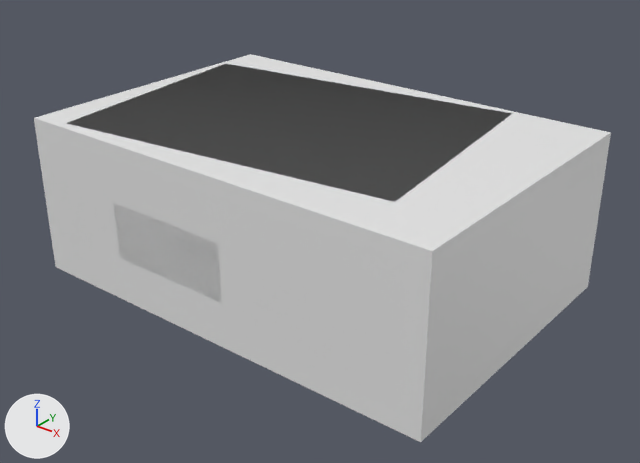
One commit to the Blender file ArtSource/Blender/CTCC_PROP_UnnamedBoxC12.blend: the scene before it, then after it.
One viewpoint serves both versions: a 50 mm camera at (0.44, -0.477, 0.35) aimed at (0.052, 0.008, 0.049). Lighting does not change. The marker at lower left points along +X, +Y and +Z. The older version comes first. Materials are left out; every surface is plain grey.

In view in the first picture: 'COL_CTCC_PROP_UnnamedBoxC12', 'CTCC_PROP_UnnamedBoxC12'.
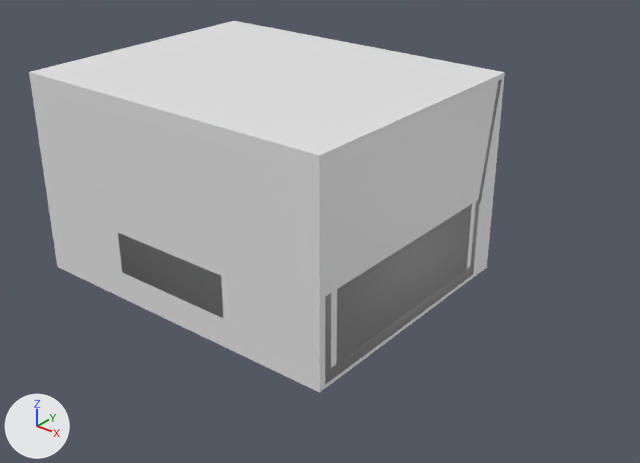
The change, as a diff of the scene's bpy script:
```diff
--- a/ArtSource/Blender/CTCC_PROP_UnnamedBoxC12.blend.py
+++ b/ArtSource/Blender/CTCC_PROP_UnnamedBoxC12.blend.py
@@ me_cube @@
 # used by ob_ctcc_prop_unnamedboxc12; location = (0.0, 0.0, 0.0)
-me_cube.from_pydata(...)  # 368 vertices, 342 faces; spans x -0.141..0.219, y -0.104..0.141, z 0.0..0.13
+me_cube.from_pydata(...)  # 544 vertices, 508 faces; spans x -0.14..0.14, y -0.103..0.12, z 0.0..0.166
+# me_cube part 1: the loose piece of 56 vertices spanning x -0.141..0.171, y -0.101..0.141, z 0.102..0.13 is multiplied about its middle by the matrix ((0.966, 0.119, 0.0), (-0.117, 0.955, 0.0), (0.0, 0.0, 0.565)), then moved by (-0.015, -0.02, -0.108)
+# me_cube part 2: the loose piece of 56 vertices spanning x -0.055..0.055, y -0.104..-0.1, z 0.036..0.084 is multiplied about its middle by the matrix ((2.53, 0.0, 0.0), (0.0, 2.976, 0.372), (0.0, -0.525, 2.111)), then moved by (0.0, 0.207, 0.054)
+# me_cube part 3: the loose piece of 56 vertices spanning x -0.055..0.055, y -0.104..-0.1, z 0.036..0.084 is copied, and the copy is scaled about its middle by (1, 1, 0.744), then moved by (0.0, 0.001, -0.019); it spans x -0.055..0.055, y -0.103..-0.099, z 0.023..0.059
+# me_cube part 4: a new loose piece of 56 vertices spanning x 0.128..0.14, y -0.088..0.088, z 0.003..0.073
+# me_cube part 5: 52 vertices removed from x -0.14..0.14, y -0.1..0.1, z 0.0..0.11; 108 vertices added at x -0.14..0.14, y -0.1..0.1, z 0.003..0.073
+# other edits to the shape of me_cube do not show in these pictures
@@ me_cube_006 @@
 # used by ob_col_ctcc_prop_unnamedboxc12; location = (0.0391, 0.0186, 0.065)
-me_cube_006.from_pydata(...)  # 8 vertices, 6 faces; spans x -0.18..0.18, y -0.123..0.123, z -0.065..0.065
+me_cube_006.from_pydata(...)  # 8 vertices, 6 faces; spans x -0.14..0.14, y -0.111..0.111, z -0.083..0.083
+# me_cube_006 part 6: the whole mesh is scaled about its middle by (0.777, 0.908, 1.28)
@@ ob_col_ctcc_prop_unnamedboxc12 @@
 ob_col_ctcc_prop_unnamedboxc12 = bpy.data.objects.new('COL_CTCC_PROP_UnnamedBoxC12', me_cube_006)
-ob_col_ctcc_prop_unnamedboxc12.location = (0.0391, 0.0186, 0.065)
+ob_col_ctcc_prop_unnamedboxc12.location = (0.0, 0.0084, 0.0831)
```

Changed parts and their boxes [x1, y1, x2, y2] in the pictures (640 x 463 px; the box of a moved part takes in the faces that stretch with it):
'COL_CTCC_PROP_UnnamedBoxC12', moved, rescaled (17% narrower)
    before: [34, 54, 611, 442]
    after: [29, 21, 505, 393]
'CTCC_PROP_UnnamedBoxC12', reshaped
    before: [67, 64, 513, 302]
    after: [118, 80, 502, 384]
part 1 of me_cube, moved or reshaped
    before: [67, 64, 513, 202]
    after: [325, 265, 474, 384]
part 2 of me_cube, moved or reshaped
    before: [114, 204, 221, 302]
    after: [478, 80, 502, 204]
part 3 of me_cube, added
    after: [118, 233, 223, 318]
part 4 of me_cube, added
    after: [336, 205, 472, 373]
part 5 of me_cube, cut back
    after: [325, 201, 479, 381]
